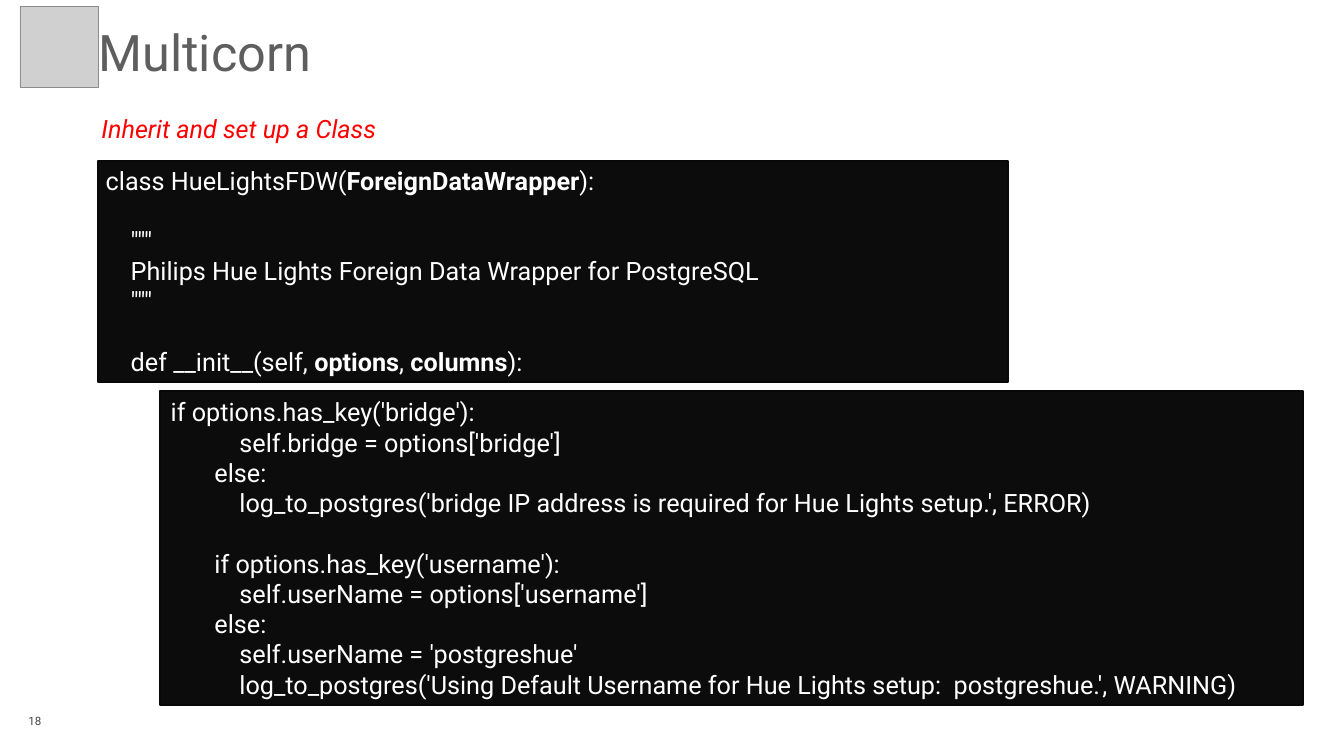
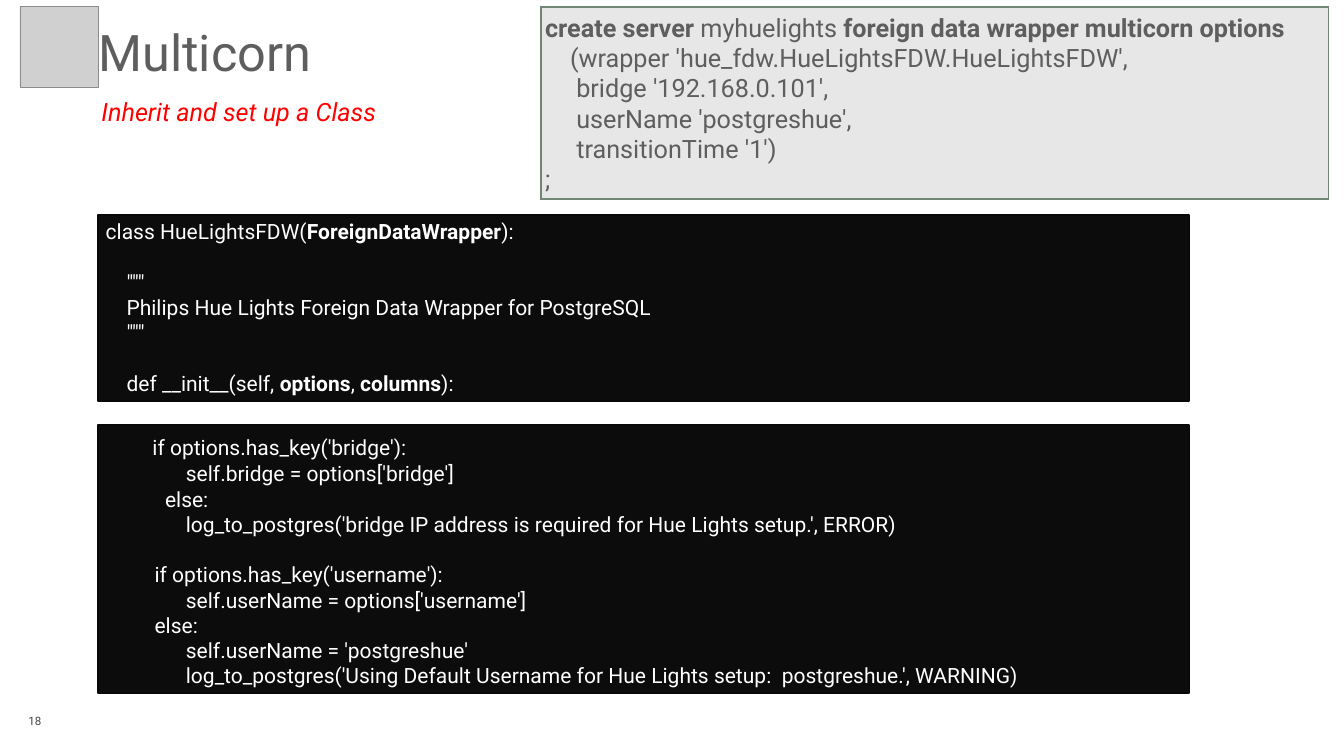
Before and after one commit to rotten/hue-multicorn-postgresql-fdw, a slide deck: slide 18 of extra/Database_Of_Things_PGConf_US_2015.pptx. Drawn at 1344x756 pixels with LibreOffice and Linux fonts; fonts in the diff are those of the drawing; grey boxes stand for pictures; background and template pictures are left out. Boxes give left, top, right and bottom in pixels: in the first picture for what was removed or moved away, otherwise in the second. Text is boxed around its words. In the diff, an @@ line names an element or a change of style, - is before the commit and + after.

```diff
--- a/extra/Database_Of_Things_PGConf_US_2015.pptx
+++ b/extra/Database_Of_Things_PGConf_US_2015.pptx
@@ rectangle added at <box>540,7,1328,199</box>, fill #E7E7E7, outline #718674 1.5 pt, 24 pt, text #5E5E5E @@
+create server myhuelights foreign data wrapper multicorn options
+(wrapper 'hue_fdw.HueLightsFDW.HueLightsFDW',
+bridge '192.168.0.101',
+userName 'postgreshue',
+transitionTime '1')
+;
@@ text "Inherit and set up a ...": place and size @@
-text "Inherit and set up a ..." at <box>101,119,376,143</box>
+text "Inherit and set up a ..." at <box>101,102,376,126</box>
@@ rectangle "class HueLightsFDW(ForeignDataWrapper):" at <box>98,215,1189,401</box>: size 24 to 20 pt @@
@@ rectangle "class HueLightsFDW(ForeignDataWrapper):": place and size @@
-rectangle "class HueLightsFDW(ForeignDataWrapper):" at <box>98,161,1008,382</box>
+rectangle "class HueLightsFDW(ForeignDataWrapper):" at <box>98,215,1189,401</box>
@@ rectangle "if options.has_key('bridge'):": place and size @@
-rectangle "if options.has_key('bridge'):" at <box>160,391,1302,705</box>
+rectangle "if options.has_key('bridge'):" at <box>98,426,1189,694</box>
@@ rectangle "if options.has_key('bridge'):" at <box>98,426,1189,694</box>: size 24 to 20 pt @@
```
Also in this commit, not shown: 14 other slides changed, 2 slides added, 2 other files.
